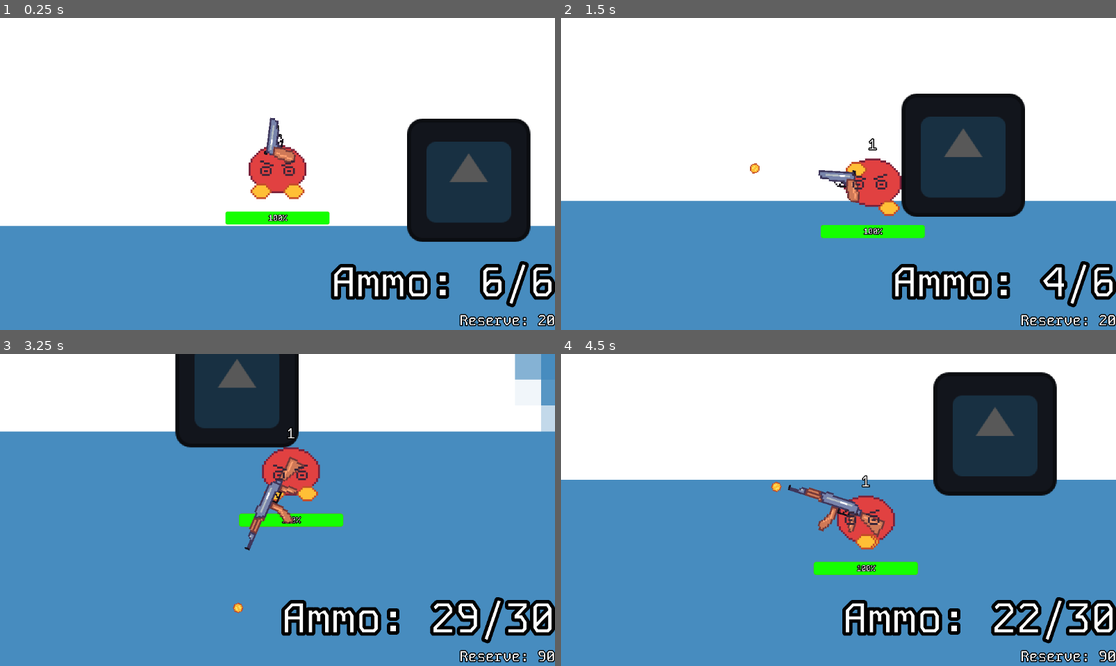
Above: before the commit, frames 1-4 (two rows, left to right).
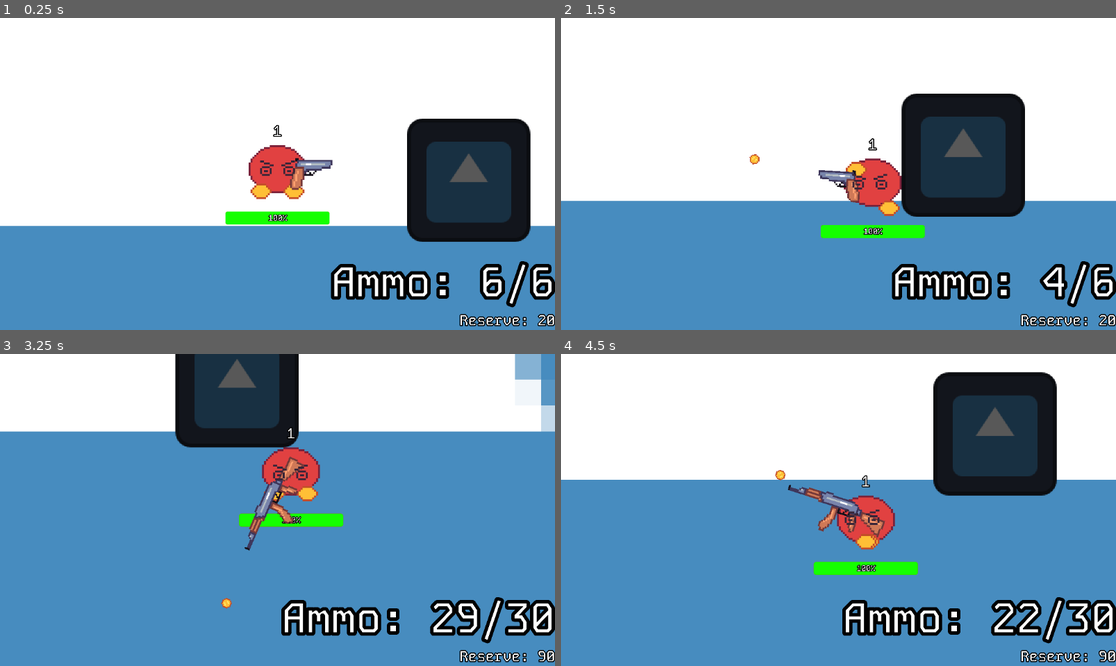
Above: after the commit, the same moments.

Repository: Shuflduf/MultiMurder
Game: Godot game, scene res://scenes/main.tscn
Two runs of this game, one before a commit and one after it. Both use one fixed random seed, a clock stepped at 60 frames per second and the inputs below. This scene is started directly instead of the project's main scene. The engine's default icon, where the game draws it, is replaced by a stand-in: a white triangle on a blue panel in a dark square.
Inputs (mouse positions are in pixels of both pictures, inside the frame that each line leads up to):
- Up to frame 1 (0.25 s): no input
- Up to frame 2 (1.5 s): tap Enter at 0.5 s; move the mouse to (960, 158) at 0.52 s; press the mouse at (960, 158) at 0.53 s; hold D (right) 0.53-1.28 s; move the mouse to (727, 189) at 1.27 s; release the mouse at (727, 189) at 1.28 s; hold S (down) from 1.28 s (still down); click (727, 189) at 1.35 s
- Up to frame 3 (3.25 s): move the mouse to (333, 441) at 2.02 s; release S (down) at 2.03 s; hold D (right) 2.03-2.78 s; hold 1 (switch_1) 2.03-2.78 s; click (333, 441) at 2.3 s; move the mouse to (249, 572) at 2.77 s; hold W (up) from 2.78 s (still down); tap 2 (switch_2) at 2.85 s; click (249, 572) at 3.05 s
- Up to frame 4 (4.5 s): move the mouse to (1005, 556) at 3.52 s; release W (up) at 3.53 s; press the mouse at (1005, 556) at 3.53 s; hold A (left) from 3.53 s (still down); move the mouse to (672, 463) at 4.27 s; release the mouse at (672, 463) at 4.28 s; click (672, 463) at 4.35 s

The runs differ from the first frame. In frame 1, 0.7% of the frame differs, in the area x 47-60%, y 31-56%; in frame 2, less than 0.1%; in frame 3, 0.1%; in frame 4, 0.1%.

Commit message:
ak reload

Diff:
--- a/scenes/guns/ak.tscn
+++ b/scenes/guns/ak.tscn
@@ -12,11 +12,18 @@
 reserve = 90
 automatic = true
 recoil = 3
+reload_speed = 3.0
 
 [node name="Sprite2D" parent="barrel" index="0"]
 scale = Vector2(3.72727, 3.72727)
 texture = ExtResource("3_nknv2")
 flip_h = true
 
-[node name="BulletPoint" parent="barrel" index="1"]
-position = Vector2(106, -24)
+[node name="BulletPoint" parent="barrel/Flip" index="0"]
+position = Vector2(88, -26)
+
+[node name="ReloadIndicator" parent="barrel/Flip" index="1"]
+offset_left = 55.0
+offset_top = -78.0
+offset_right = 93.0
+offset_bottom = -40.0
--- a/scenes/guns/revolver.tscn
+++ b/scenes/guns/revolver.tscn
@@ -10,6 +10,9 @@
 scale = Vector2(3.66667, 3.66667)
 texture = ExtResource("2_3rmrh")
 
+[node name="BulletPoint" parent="barrel/Flip" index="0"]
+position = Vector2(36, -19)
+
 [node name="ReloadIndicator" parent="barrel/Flip" index="1"]
 offset_left = -14.0
 offset_top = -70.0
--- a/scripts/guns/ak.gd
+++ b/scripts/guns/ak.gd
@@ -10,6 +10,8 @@
 
 func shoot():
 	#var new_bullet: Bullet = spawner.spawn(bullet)
+	if ammo <= 0:
+		return
 	var bullet_offset = randf_range(-half_spread, half_spread)
 	var bullet_transform: Transform2D
 	bullet_transform = bullet_transform.rotated(deg_to_rad(bullet_offset) + rotation)
--- a/scripts/guns/base_gun.gd
+++ b/scripts/guns/base_gun.gd
@@ -23,7 +23,8 @@
 	set(value):
 		ammo = value
 		fired.emit()
-		recoil_gun()
+		if value != clip:
+			recoil_gun()
 		if value == 0:
 			reload()
 
@@ -61,8 +62,9 @@
 	reload_ind_offset = reload_indicator.position.y
 
 func shoot():
-	spawn_bullet(bullet, barrel.global_transform)
-	ammo -= 1
+	if !ammo <= 0:
+		spawn_bullet(bullet, barrel.global_transform)
+		ammo -= 1
 
 
 func recoil_gun():
